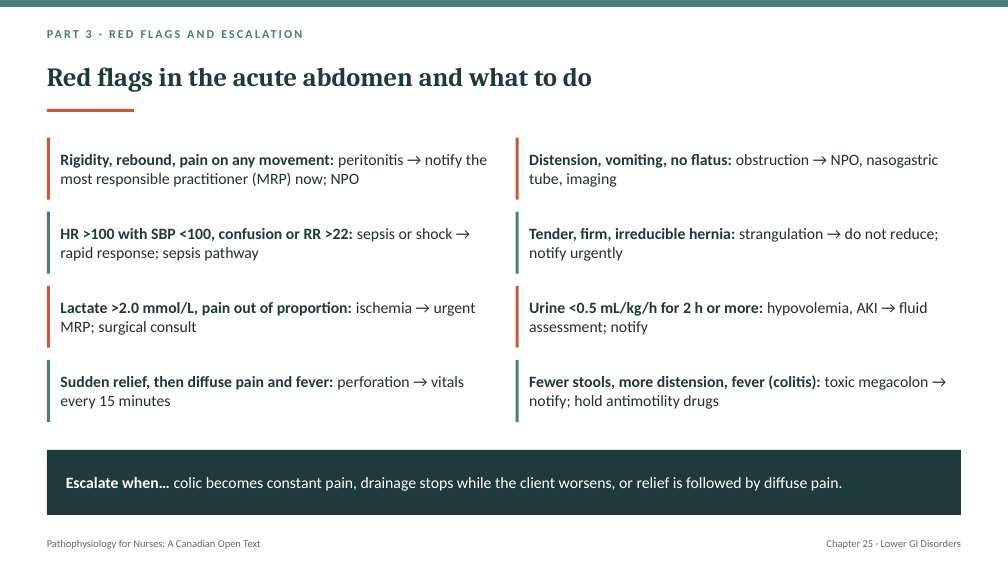
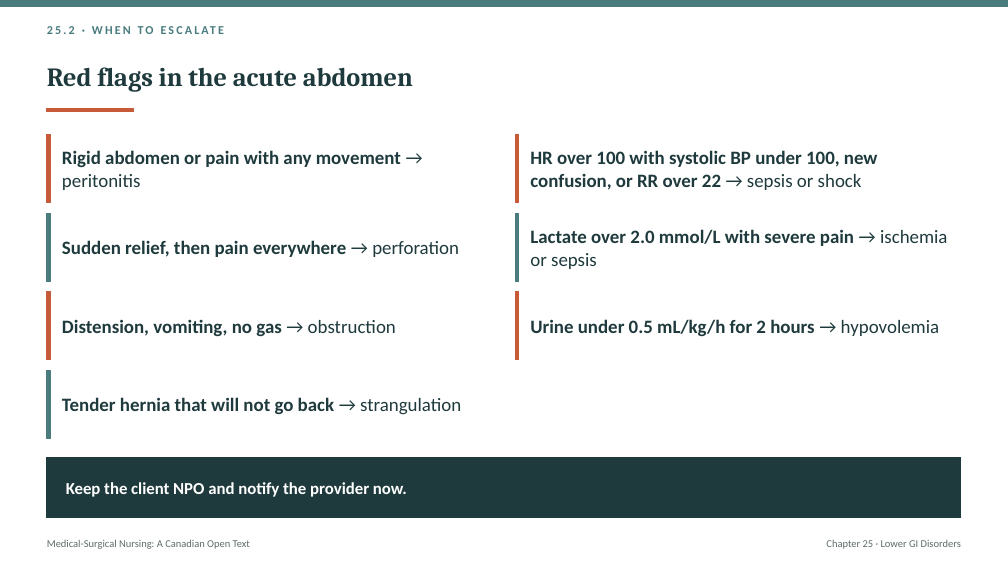
Before and after one commit to andrewleenl/opensourcenursing, a slide deck: slide 9 of Ch25_Lower_Gastrointestinal_Disorders_Lecture_Presentation.pptx (slide 22 before the commit). Drawn at 1008x567 pixels with LibreOffice and Linux fonts; fonts in the diff are those of the drawing. Boxes give left, top, right and bottom in pixels: in the first picture for what was removed or moved away, otherwise in the second. Text is boxed around its words. In the diff, an @@ line names an element or a change of style, - is before the commit and + after.

```diff
--- a/Ch25_Lower_Gastrointestinal_Disorders_Lecture_Presentation.pptx
+++ b/Ch25_Lower_Gastrointestinal_Disorders_Lecture_Presentation.pptx
@@ text at [47, 26, 53, 34]: text changed @@
-PART 3 · RED FLAGS AND ESCALATION
+25.2 · WHEN TO ESCALATE
@@ text "25.2 · WHEN TO ESCALATE" at [47, 26, 53, 34]: vertical alignment middle to top @@
@@ title at [47, 67, 413, 92]: text changed @@
-Red flags in the acute abdomen and what to do
+Red flags in the acute abdomen
@@ text at [62, 150, 401, 190]: text changed; size 15 to 18 pt; text colour #22302F to #1F3A3D; bold on @@
-Rigidity, rebound, pain on any movement: peritonitis → notify the most responsible practitioner (MRP) now; NPO
+Rigid abdomen or pain with any movement → peritonitis
@@ text at [530, 150, 878, 190]: text changed; size 15 to 18 pt; text colour #22302F to #1F3A3D; bold on @@
-Distension, vomiting, no flatus: obstruction → NPO, nasogastric tube, imaging
+HR over 100 with systolic BP under 100, new confusion, or RR over 22 → sepsis or shock
@@ rectangle: place and size @@
-rectangle at [47, 212, 50, 274]
+rectangle at [47, 213, 51, 281]
@@ text removed at [60, 228, 453, 261] @@
-HR >100 with SBP <100, confusion or RR >22: sepsis or shock → rapid response; sepsis pathway
@@ rectangle: place and size @@
-rectangle at [516, 212, 519, 274]
+rectangle at [516, 213, 520, 281]
@@ text removed at [529, 228, 938, 261] @@
-Tender, firm, irreducible hernia: strangulation → do not reduce; notify urgently
@@ text added at [530, 229, 947, 269], 18 pt, text #1F3A3D, bold @@
+Lactate over 2.0 mmol/L with severe pain → ischemia or sepsis
@@ text added at [62, 240, 459, 257], 18 pt, text #1F3A3D, bold @@
+Sudden relief, then pain everywhere → perforation
@@ outline none to #C75B39 1 pt in 4 elements at [47, 135, 51, 203], [516, 135, 520, 203], [516, 292, 520, 360], [47, 292, 51, 360] @@
@@ rectangle: place and size @@
-rectangle at [47, 286, 50, 348]
+rectangle at [47, 292, 51, 360]
@@ rectangle: place and size @@
-rectangle at [516, 286, 519, 348]
+rectangle at [516, 292, 520, 360]
@@ text removed at [60, 302, 476, 335] @@
-Lactate >2.0 mmol/L, pain out of proportion: ischemia → urgent MRP; surgical consult
@@ text added at [62, 319, 396, 336], 18 pt, text #1F3A3D, bold @@
+Distension, vomiting, no gas → obstruction
@@ text at [530, 319, 939, 336]: text changed; size 15 to 18 pt; text colour #22302F to #1F3A3D; bold on @@
-Urine <0.5 mL/kg/h for 2 h or more: hypovolemia, AKI → fluid assessment; notify
+Urine under 0.5 mL/kg/h for 2 hours → hypovolemia
@@ outline none to #4A7C7E 1 pt in 3 elements at [516, 213, 520, 281], [47, 213, 51, 281], [47, 371, 51, 439] @@
@@ rectangle: place and size @@
-rectangle at [47, 360, 50, 422]
+rectangle at [47, 371, 51, 439]
@@ text removed at [60, 376, 464, 409] @@
-Sudden relief, then diffuse pain and fever: perforation → vitals every 15 minutes
@@ rectangle removed at [516, 360, 519, 422] @@
@@ text removed at [529, 375, 928, 409] @@
-Fewer stools, more distension, fever (colitis): toxic megacolon → notify; hold antimotility drugs
@@ text added at [62, 397, 461, 415], 18 pt, text #1F3A3D, bold @@
+Tender hernia that will not go back → strangulation
@@ rectangle: place and size @@
-rectangle at [47, 450, 961, 515]
+rectangle at [47, 457, 961, 518]
@@ rectangle at [47, 457, 961, 518]: outline none to #1F3A3D 1 pt @@
@@ text removed at [66, 477, 843, 491] @@
-Escalate when… colic becomes constant pain, drainage stops while the client worsens, or relief is followed by diffuse pain.
@@ text added at [66, 482, 407, 497], 16 pt, text #FFFFFF, bold @@
+Keep the client NPO and notify the provider now.
@@ text at [47, 539, 250, 549]: text changed @@
-Pathophysiology for Nurses: A Canadian Open Text
+Medical-Surgical Nursing: A Canadian Open Text
```
Also in this commit, not shown: 8 other slides changed, 26 slides added, 46 slides removed, 3 other files.
